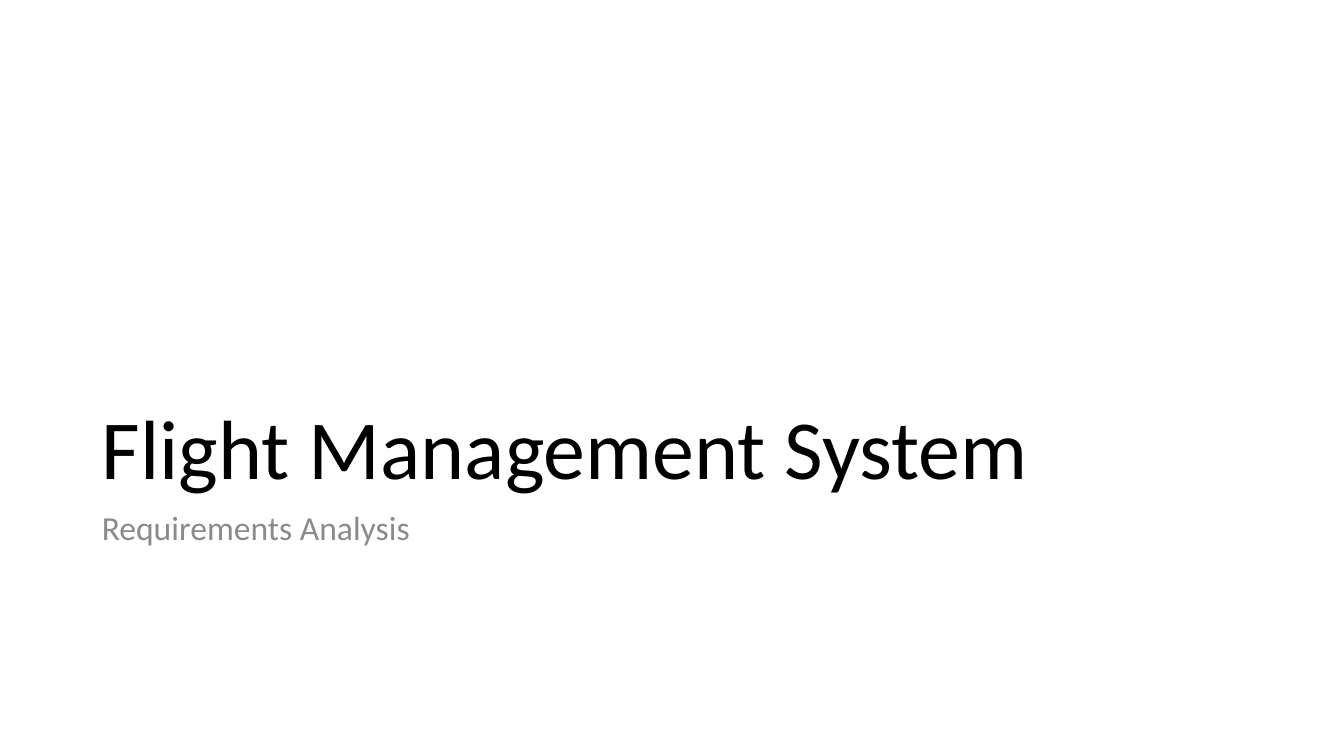
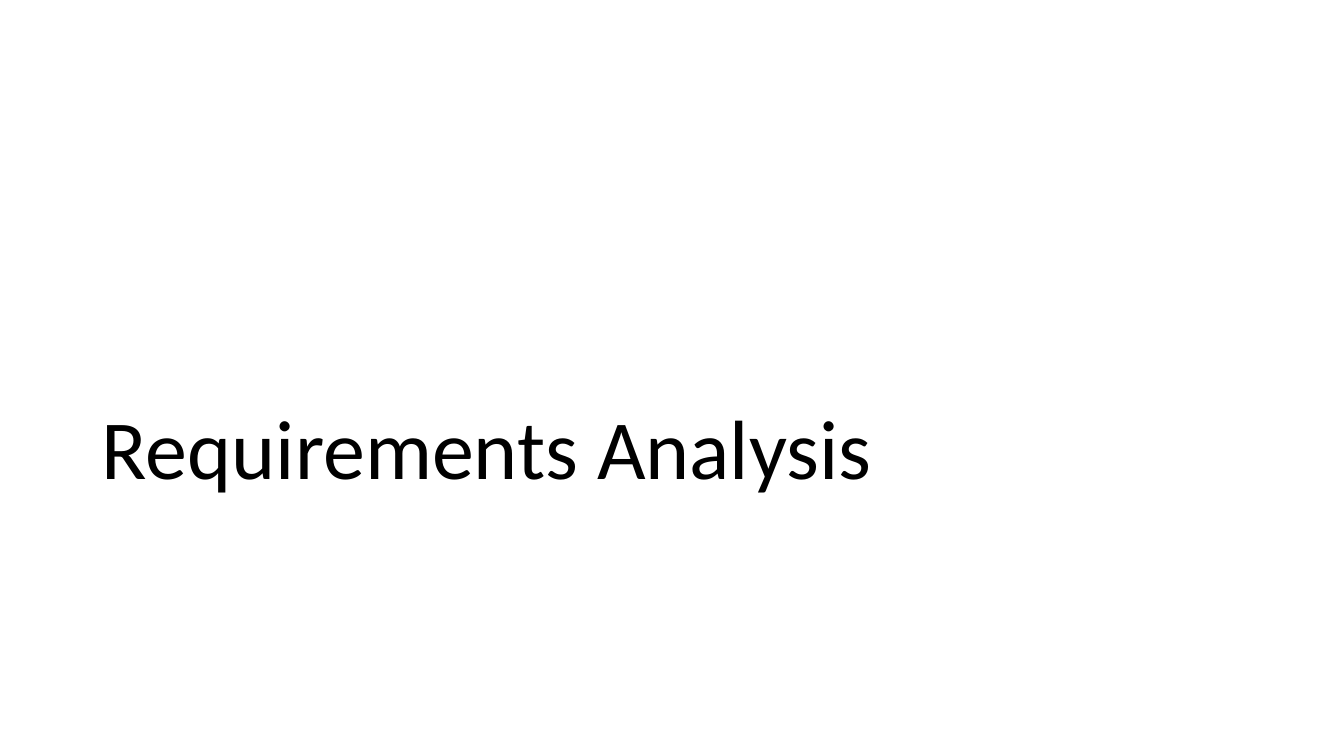
Before and after one commit to isp-cluj/fms-jdbc-demo, a slide deck: slide 2 of docs/FMS -Implementation approach.pptx. Drawn at 1344x756 pixels with LibreOffice and Linux fonts; fonts in the diff are those of the drawing. Boxes give left, top, right and bottom in pixels: in the first picture for what was removed or moved away, otherwise in the second. Text is boxed around its words. In the diff, an @@ line names an element or a change of style, - is before the commit and + after.

Commit message:
Update presentations.

```diff
--- a/docs/FMS -Implementation approach.pptx
+++ b/docs/FMS -Implementation approach.pptx
@@ title at bbox=[102, 420, 871, 493]: text changed @@
-Flight Management System
+Requirements Analysis
@@ text removed at bbox=[102, 516, 410, 546] @@
-Requirements Analysis
```
Also in this commit, not shown: 3 other slides changed, 4 other files.
